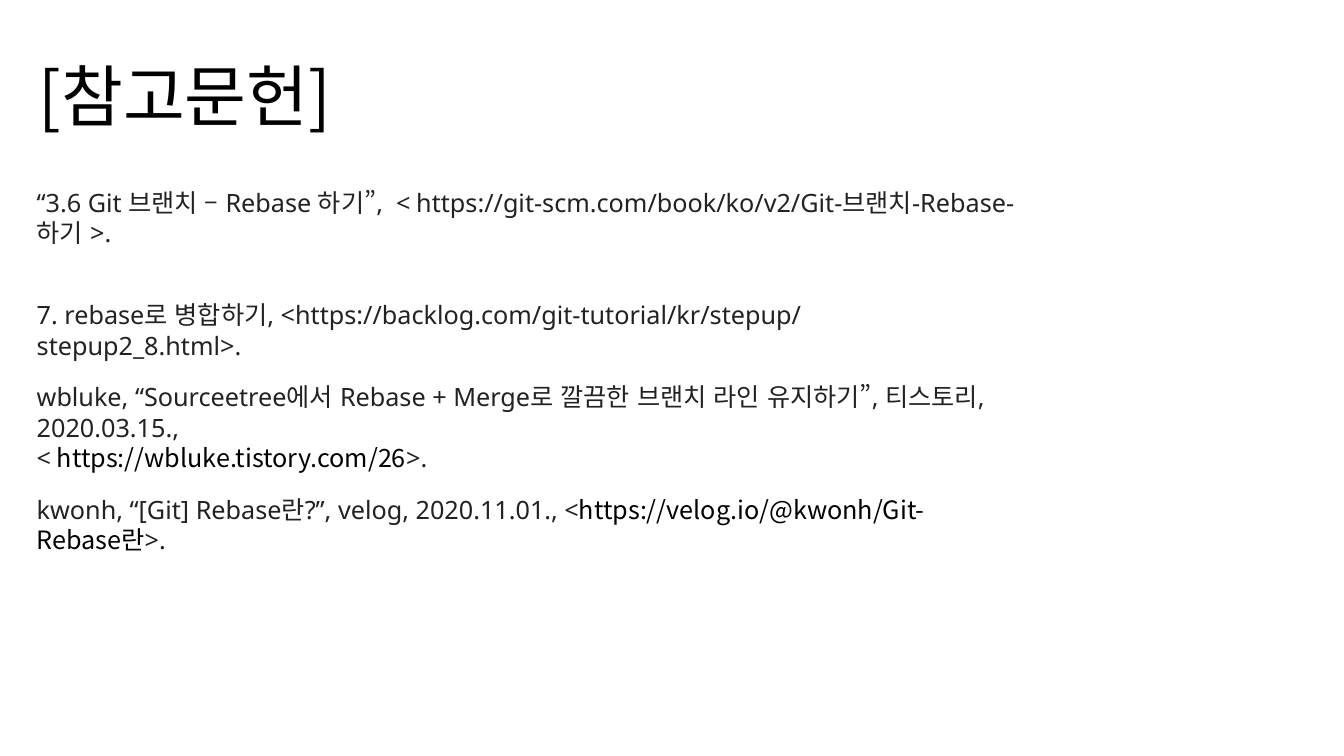
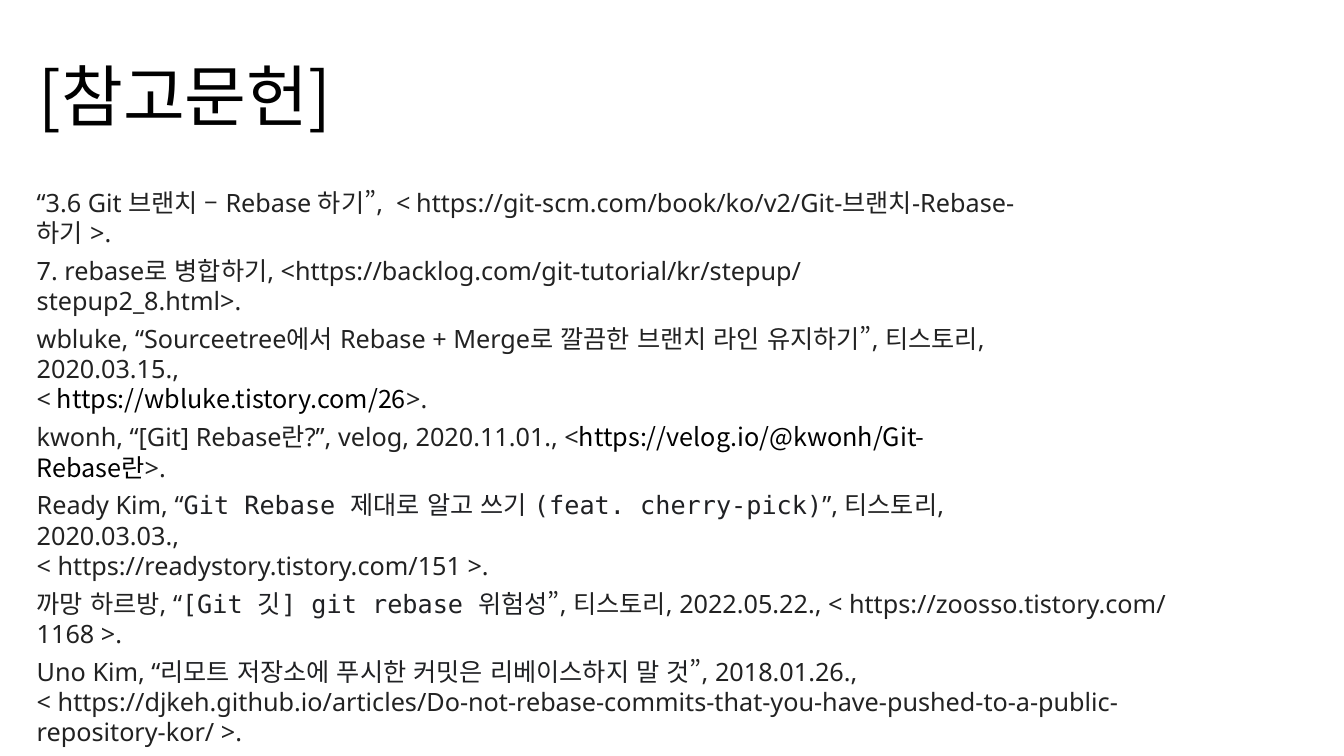
Before and after one commit to SeungHeeNoh/study_well, a slide deck: slide 52 of docs/9. rebase.pptx (slide 22 before the commit). Drawn at 1344x756 pixels with LibreOffice and Linux fonts; fonts in the diff are those of the drawing. Boxes give left, top, right and bottom in pixels: in the first picture for what was removed or moved away, otherwise in the second. Text is boxed around its words. In the diff, an @@ line names an element or a change of style, - is before the commit and + after.

Commit message:
study 자료 생성 > 9. rebase 자료 보강

```diff
--- a/docs/9. rebase.pptx
+++ b/docs/9. rebase.pptx
@@ text "7. rebase로 병합하기, <https://backlog.com/git-tutorial/kr/stepup ..." moved from (x1=37, y1=303, x2=801, y2=361) to (x1=37, y1=259, x2=801, y2=316) @@
@@ text "wbluke, “Sourceetree에서 Rebase + Merge로 ..." moved from (x1=37, y1=384, x2=984, y2=473) to (x1=37, y1=326, x2=984, y2=414) @@
@@ text "kwonh, “[Git] Rebase란?”, velog, 2020.11.01., ..." moved from (x1=37, y1=498, x2=924, y2=525) to (x1=37, y1=425, x2=924, y2=453) @@
@@ text added at (x1=37, y1=493, x2=944, y2=581), 18 pt, text #222222 @@
+Ready Kim, “Git Rebase 제대로 알고 쓰기 (feat. cherry-pick)”, 티스토리, 2020.03.03.,
+< https://readystory.tistory.com/151 >.
@@ text added at (x1=37, y1=591, x2=1166, y2=619), 18 pt, text #222222 @@
+까망 하르방, “[Git 깃] git rebase 위험성”, 티스토리, 2022.05.22., < https://zoosso.tistory.com/1168 >.
@@ text added at (x1=37, y1=659, x2=1118, y2=717), 18 pt, text #222222 @@
+Uno Kim, “리모트 저장소에 푸시한 커밋은 리베이스하지 말 것”, 2018.01.26.,
+< https://djkeh.github.io/articles/Do-not-rebase-commits-that-you-have-pushed-to-a-public-repository-kor/ >.
```
Also in this commit, not shown: 5 other slides changed, 30 slides added.
